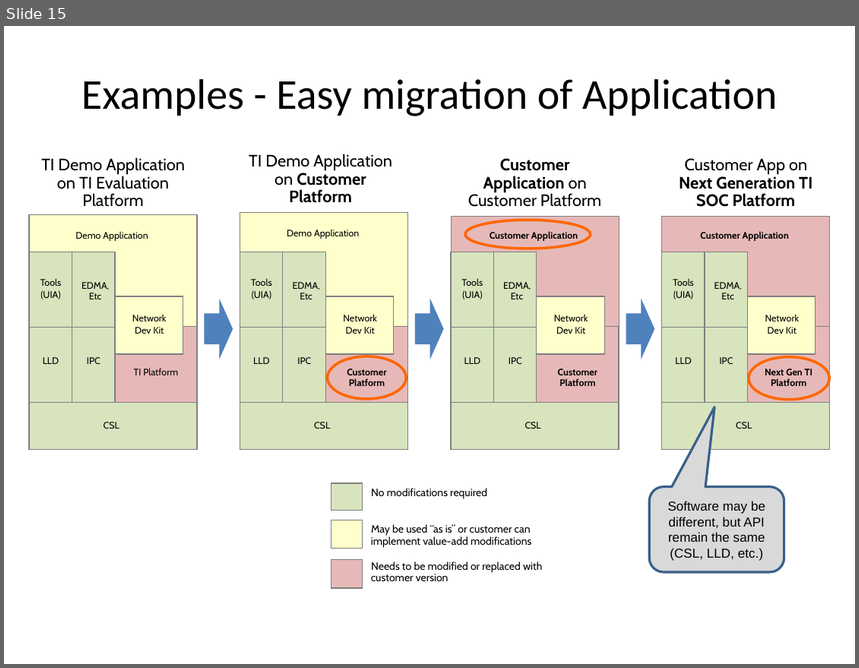
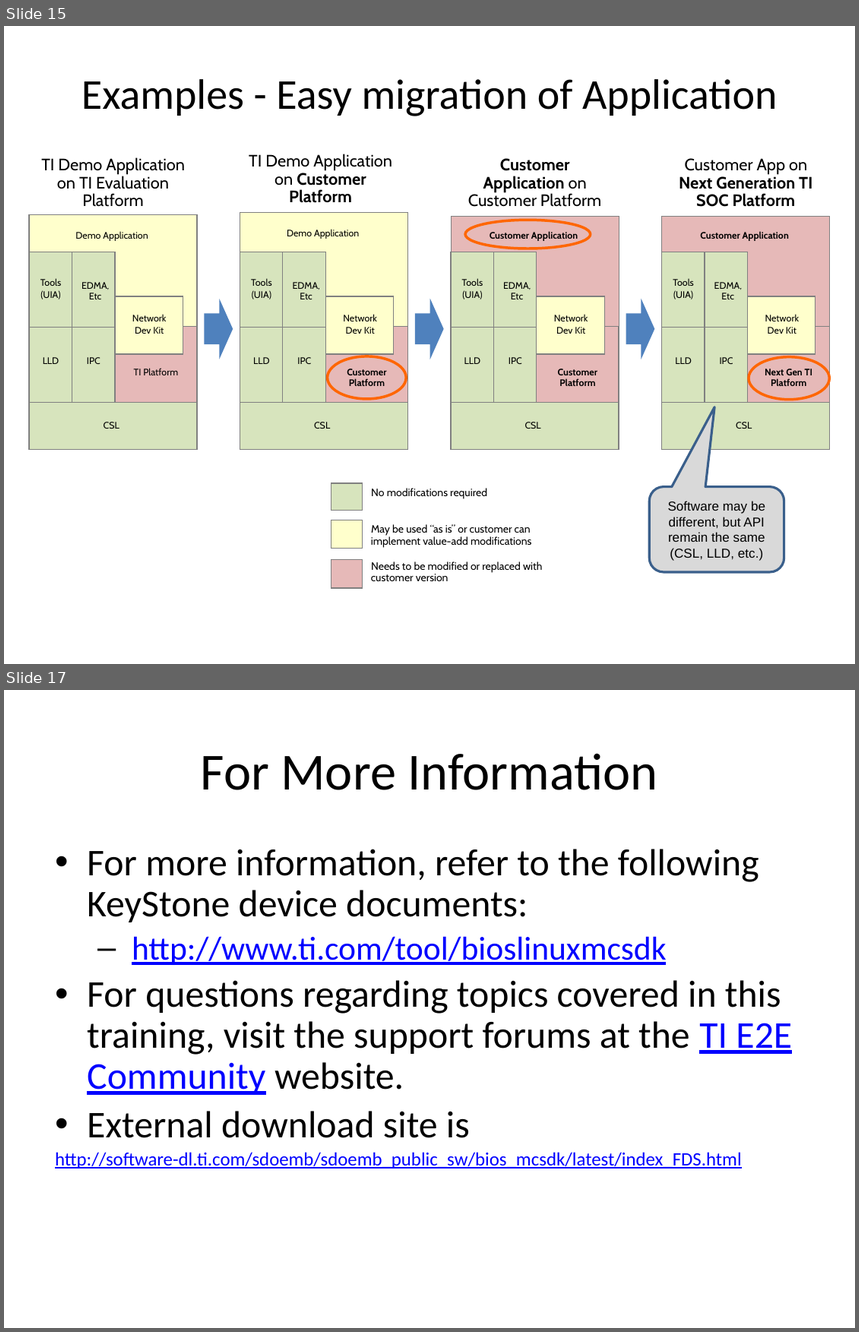
Before and after one commit to hari1989/keystone-workshop, a slide deck: preliminary/Introduction to KeyStone Software ECO.pptx. Shown one above the other, each under a label of ours: slide 15 before the commit, slides 15 and 17 after it; the slides between them are not shown. The pictures are 859x668 and 859x1332 pixels, drawn with LibreOffice and Linux fonts; fonts in the diff are those of the drawing. Boxes give left, top, right and bottom in pixels: in the first picture for what was removed or moved away, otherwise in the second. Text is boxed around its words. In the diff, an @@ line names an element or a change of style, - is before the commit and + after.

```diff
--- a/preliminary/Introduction to KeyStone Software ECO.pptx
+++ b/preliminary/Introduction to KeyStone Software ECO.pptx
@@ slide 17 added at (4, 690, 855, 1328), background #FFFFFF @@
@@ title added at (201, 753, 658, 790), 44 pt, text #000000 @@
+For More Information
@@ text added at (55, 849, 792, 1169), 32 pt, text #000000 @@
+• For more information, refer to the following KeyStone device documents:
+  – http://www.ti.com/tool/bioslinuxmcsdk
+• For questions regarding topics covered in this training, visit the support forums at the TI E2E Community website.
+• External download site is
+http://software-dl.ti.com/sdoemb/sdoemb_public_sw/bios_mcsdk/latest/index_FDS.html
```
Also in this commit, not shown: 5 slides changed, 2 slides removed.
